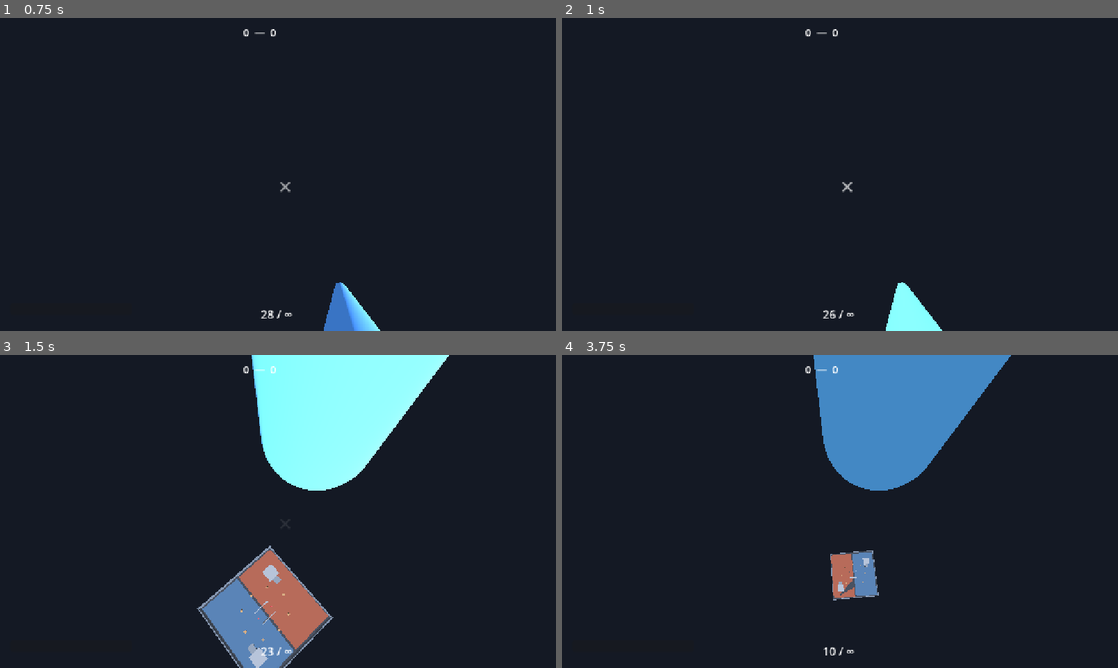
Above: before the commit, frames 1-4 (two rows, left to right).
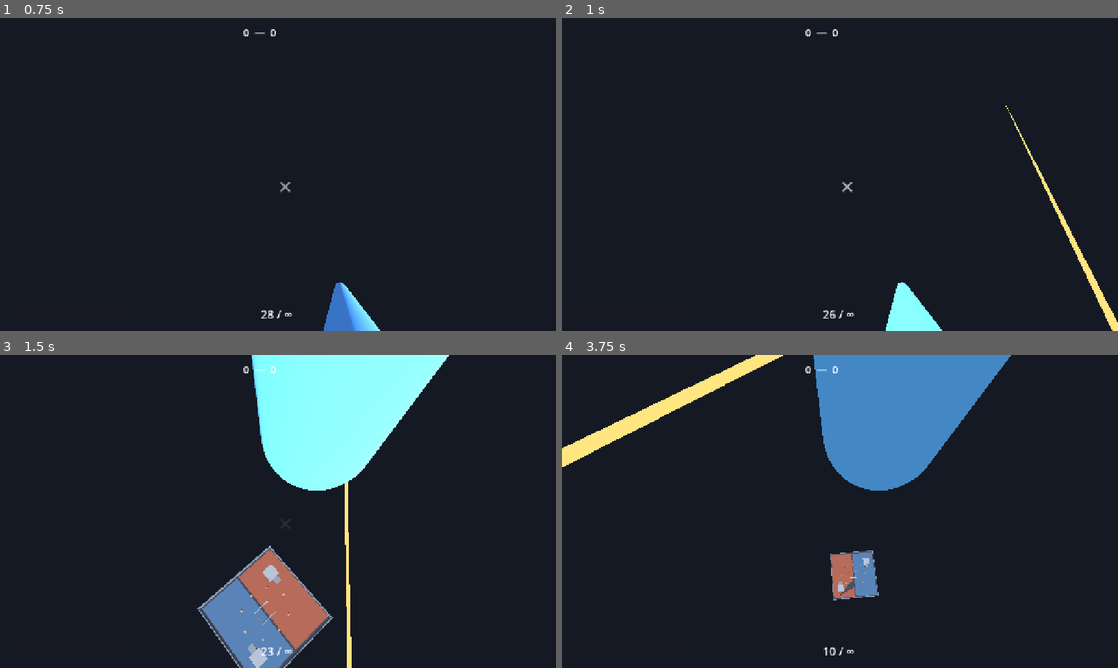
Above: after the commit, the same moments.

Repository: skyvanguard/hero-arena
Game: Godot game, scene res://main.tscn
Two runs of this game, one before a commit and one after it. Both use one fixed random seed, a clock stepped at 60 frames per second and the inputs below.
Inputs (mouse positions are in pixels of both pictures, inside the frame that each line leads up to):
- Up to frame 1 (0.75 s): move the mouse to (400, 158) at 0.52 s; press the mouse at (400, 158) at 0.53 s; hold D (move_right) from 0.53 s (still down)
- Up to frame 2 (1 s): keep holding D (move_right); tap Space (jump) at 0.77, 0.8 s
- Up to frame 3 (1.5 s): tap Space (jump) at 1.07 s; release D (move_right) at 1.25 s; release the mouse at (400, 495) at 1.25 s; drag from (166, 527) to (250, 574) at 1.27 s
- Up to frame 4 (3.75 s): move the mouse to (895, 442) at 2.02 s; press the mouse at (895, 442) at 2.03 s; hold D (move_right) 2.03-2.75 s; tap Space (jump) at 2.3, 3.6 s; release the mouse at (895, 442) at 2.75 s; drag from (812, 574) to (673, 464) at 2.77 s; move the mouse to (1006, 558) at 3.52 s; hold A (move_left) from 3.53 s (still down)

Frame 1 is identical in both runs. In frame 2, 0.6% of the frame differs, in the area x 79-100%, y 28-100%; in frame 3, 0.4%; in frame 4, 2.0%, in the area x 0-40%, y 0-36%.
Error before the commit: Invalid access to property or key 'process_frame' on a base object of type 'Node'. (res://core/util/perf_probe.gd:17)

Commit message:
feat: Android build pipeline — headless export, emulator verification, perf baselines
- export_presets.cfg (Android, arm64-v8a + x86_64, API 34 target, com.openhero.arena)
- editor settings: export/android/android_sdk_path + java_sdk_path (4.7 renamed keys)
- project.godot: ETC2/ASTC vram compression (required for Android export)
- core/util/perf_probe.gd: 5s PERF fps/worst-frame logger (logcat tag: godot)
- fixes for Godot 4.7 renames found on-device: Node.process_frame removed (PerfProbe
  now a real Node), Control.input_event -> gui_input, VisualInstance3D.modulate ->
  MeshInstance3D.transparency, Color.with_alpha removed, look_at needs in-tree node,
  no 'modulate:a' tween sub-property paths
- docs/PERFORMANCE.md: frame budgets + emulator baselines (GL 36-48 fps steady)
- headless tests still 16/16 green

Diff:
--- a/game/core/input/touch_controls.gd
+++ b/game/core/input/touch_controls.gd
@@ -35,7 +35,7 @@
 	_aim_root.set_anchors_preset(Control.PRESET_FULL_RECT)
 	_aim_root.offset_left = vp.x * 0.45
 	_aim_root.mouse_filter = Control.MOUSE_FILTER_STOP
-	_aim_root.input_event.connect(_on_aim_input)
+	_aim_root.gui_input.connect(_on_aim_input)
 	add_child(_aim_root)
 	# Joystick zone: left 45% (joystick appears where the finger lands).
 	_joy_root = Control.new()
@@ -43,14 +43,18 @@
 	_joy_root.set_anchors_preset(Control.PRESET_FULL_RECT)
 	_joy_root.offset_right = vp.x * 0.45
 	_joy_root.mouse_filter = Control.MOUSE_FILTER_STOP
-	_joy_root.input_event.connect(_on_joy_input)
+	_joy_root.gui_input.connect(_on_joy_input)
 	add_child(_joy_root)
 	# Buttons.
-	_fire_btn = _make_button("FIRE", Vector2(vp.x - 150.0, vp.y - 130.0), 64.0, Color(0.9, 0.35, 0.3, 0.55))
-	_make_button("JUMP", Vector2(vp.x - 150.0, vp.y - 240.0), BTN_R, Color(0.4, 0.8, 1.0, 0.45)).touched.connect(func() -> void: Controls.jump = true)
-	_make_button("RELOAD", Vector2(vp.x - 60.0, vp.y - 240.0), BTN_R, Color(1.0, 0.8, 0.3, 0.45)).touched.connect(func() -> void: Controls.reload = true)
+	_fire_btn = _make_button("FIRE", Vector2(vp.x - 150.0, vp.y - 130.0), 64.0,
+			Color(0.9, 0.35, 0.3, 0.55), func() -> void: pass)
+	_make_button("JUMP", Vector2(vp.x - 150.0, vp.y - 240.0), BTN_R,
+			Color(0.4, 0.8, 1.0, 0.45), func() -> void: Controls.jump = true)
+	_make_button("RELOAD", Vector2(vp.x - 60.0, vp.y - 240.0), BTN_R,
+			Color(1.0, 0.8, 0.3, 0.45), func() -> void: Controls.reload = true)
 
-func _make_button(label_text: String, pos: Vector2, radius: float, color: Color) -> Control:
+func _make_button(label_text: String, pos: Vector2, radius: float, color: Color,
+		on_touched: Callable) -> Control:
 	var c := Control.new()
 	c.name = "Btn_" + label_text
 	c.position = pos - Vector2(radius, radius)
@@ -60,9 +64,9 @@
 	c.set_meta("color", color)
 	c.set_meta("radius", radius)
 	c.draw.connect(func() -> void: _draw_button(c))
-	c.input_event.connect(func(_ev_owner, event: InputEvent, _shp) -> void:
+	c.gui_input.connect(func(event: InputEvent) -> void:
 		if event is InputEventScreenTouch and event.pressed:
-			c.touched.emit()
+			on_touched.call()
 		if label_text == "FIRE" and event is InputEventScreenTouch:
 			Controls.fire = event.pressed
 	)
@@ -79,7 +83,7 @@
 	c.draw_string(font, Vector2(r - ts.x * 0.5, r + ts.y * 0.35), lab,
 			HORIZONTAL_ALIGNMENT_LEFT, -1, r * 0.5, Color.WHITE)
 
-func _on_aim_input(_owner: Control, event: InputEvent, _shp) -> void:
+func _on_aim_input(event: InputEvent) -> void:
 	if event is InputEventScreenTouch:
 		var t := event as InputEventScreenTouch
 		if t.pressed:
@@ -95,7 +99,7 @@
 		_aim_prev = drag.position
 		Controls.aim += d * AIM_SENS
 
-func _on_joy_input(_owner: Control, event: InputEvent, _shp) -> void:
+func _on_joy_input(event: InputEvent) -> void:
 	if event is InputEventScreenTouch:
 		var t := event as InputEventScreenTouch
 		if t.pressed and _joy_id == -1:
--- a/game/core/input/world_fx.gd
+++ b/game/core/input/world_fx.gd
@@ -36,7 +36,8 @@
 	var t := 0.0
 	var tween := create_tween()
 	tween.tween_property(l, "position:y", pos.y + 0.9, 0.6)
-	tween.parallel().tween_property(l, "modulate:a", 0.0, 0.6)
+	tween.parallel().tween_property(l, "modulate",
+			Color(l.modulate.r, l.modulate.g, l.modulate.b, 0.0), 0.6)
 	tween.tween_callback(l.queue_free)
 	_labels.erase(l)
 
@@ -55,10 +56,12 @@
 	mat.shading_mode = BaseMaterial3D.SHADING_MODE_UNSHADED
 	bm.material = mat
 	mi.mesh = bm
+	add_child(mi)  # must be in-tree before look_at (4.7)
 	mi.position = (from + to) * 0.5
 	mi.look_at(to, Vector3.UP)
 	mi.scale.z = len
-	add_child(mi)
+	# 4.7: VisualInstance3D.modulate removed; MeshInstance3D uses `transparency` (0=opaque).
+	mi.transparency = 0.0
 	var tween := create_tween()
-	tween.tween_property(mi, "modulate:a", 0.0, 0.06)
+	tween.tween_property(mi, "transparency", 1.0, 0.06)
 	tween.tween_callback(mi.queue_free)
--- a/game/core/util/perf_probe.gd
+++ b/game/core/util/perf_probe.gd
@@ -1,27 +1,23 @@
 class_name PerfProbe
-extends RefCounted
+extends Node
 ## FPS / frame-time logger for device perf notes (Phase 1 gate + PERFORMANCE.md).
-## Logs every 5 s of wall time: avg fps, worst frame, sim ms.
+## Logs every 5 s of wall time: avg fps, worst frame. Headless-safe no-op.
 
-static var _frames := 0
-static var _time := 0.0
-static var _worst := 0.0
-static var _last := 0.0
-static var _enabled := false
+var _frames := 0
+var _time := 0.0
+var _worst := 0.0
+var _last := -1
 
-static func setup(node: Node, _world: World) -> void:
+func setup(_world: World) -> void:
 	if DisplayServer.get_name() == "headless":
+		set_process(false)
+
+func _process(delta: float) -> void:
+	if _last < 0:
+		_last = Time.get_ticks_msec()
 		return
-	_enabled = true
+	var dt := Time.get_ticks_msec() - _last
 	_last = Time.get_ticks_msec()
-	node.process_frame.connect(_on_frame)
-
-static func _on_frame() -> void:
-	if not _enabled:
-		return
-	var now := Time.get_ticks_msec()
-	var dt := now - _last
-	_last = now
 	_frames += 1
 	_time += dt
 	_worst = maxf(_worst, dt)
--- a/game/main.gd
+++ b/game/main.gd
@@ -35,10 +35,10 @@
 		add_child(DesktopInput.new())
 		var tc := TouchControls.new()
 		add_child(tc)
-		var perf := Node.new()
+		var perf := PerfProbe.new()
 		perf.name = "PerfProbe"
 		add_child(perf)
-		PerfProbe.setup(perf, world)
+		perf.setup(world)
 		var hud := HUD.new()
 		add_child(hud)
 		hud.setup(world, player)
--- /dev/null
+++ b/game/probe.gd
@@ -0,0 +1,10 @@
+extends SceneTree
+func _init() -> void:
+	for cls in ["VisualInstance3D", "MeshInstance3D", "Label3D", "Node3D"]:
+		print("== ", cls)
+		var pl := ClassDB.class_get_property_list(cls)
+		for p in pl:
+			var name: String = p["name"]
+			if name.contains("modulate") or name.contains("color") or name.contains("alpha") or name.contains("transpar"):
+				print("  ", name, " type=", p["type"])
+	quit()
Not shown, added: game/probe.gd.uid
Not shown, added: docs/PERFORMANCE.md
Not shown, changed: docs/ROADMAP.md
